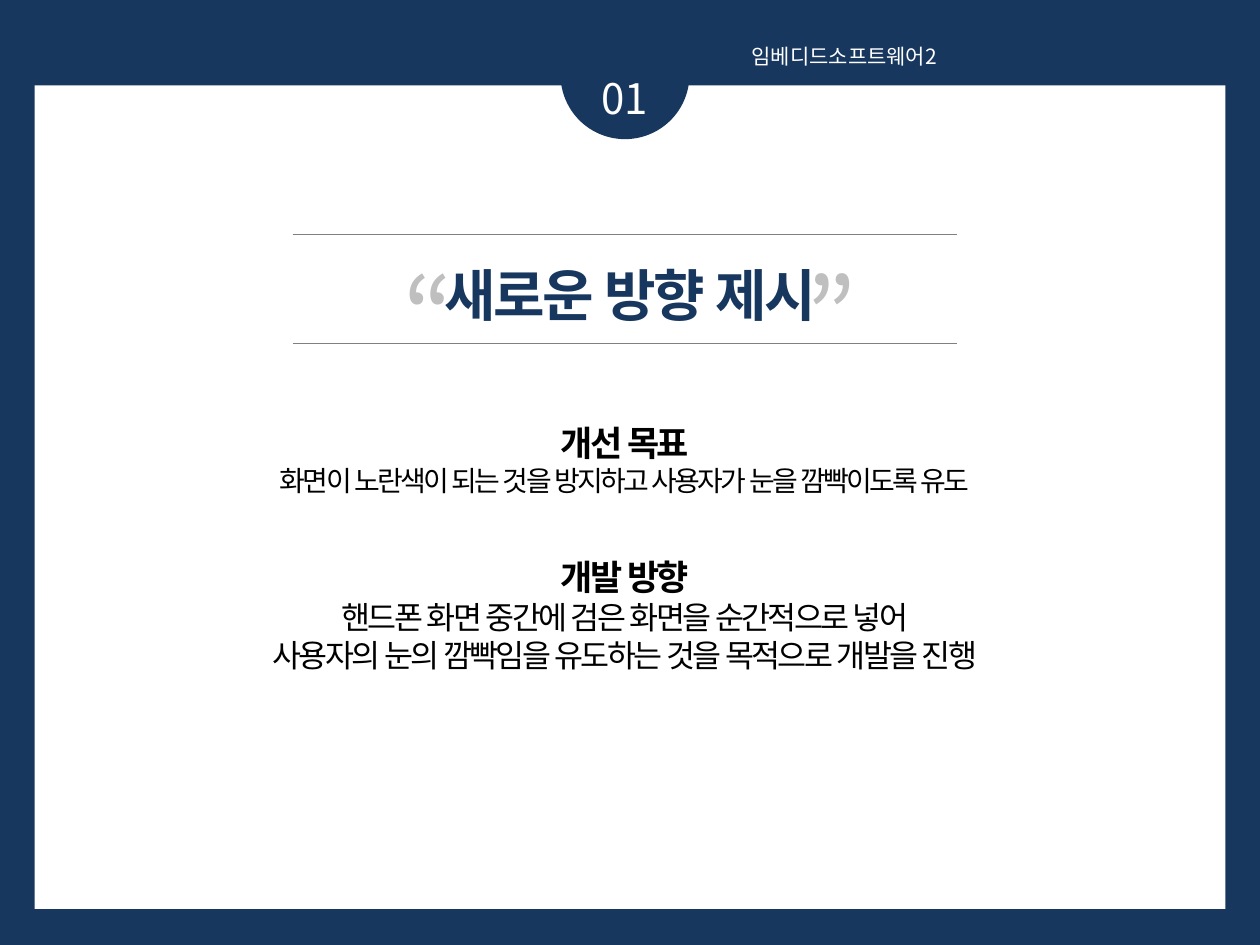
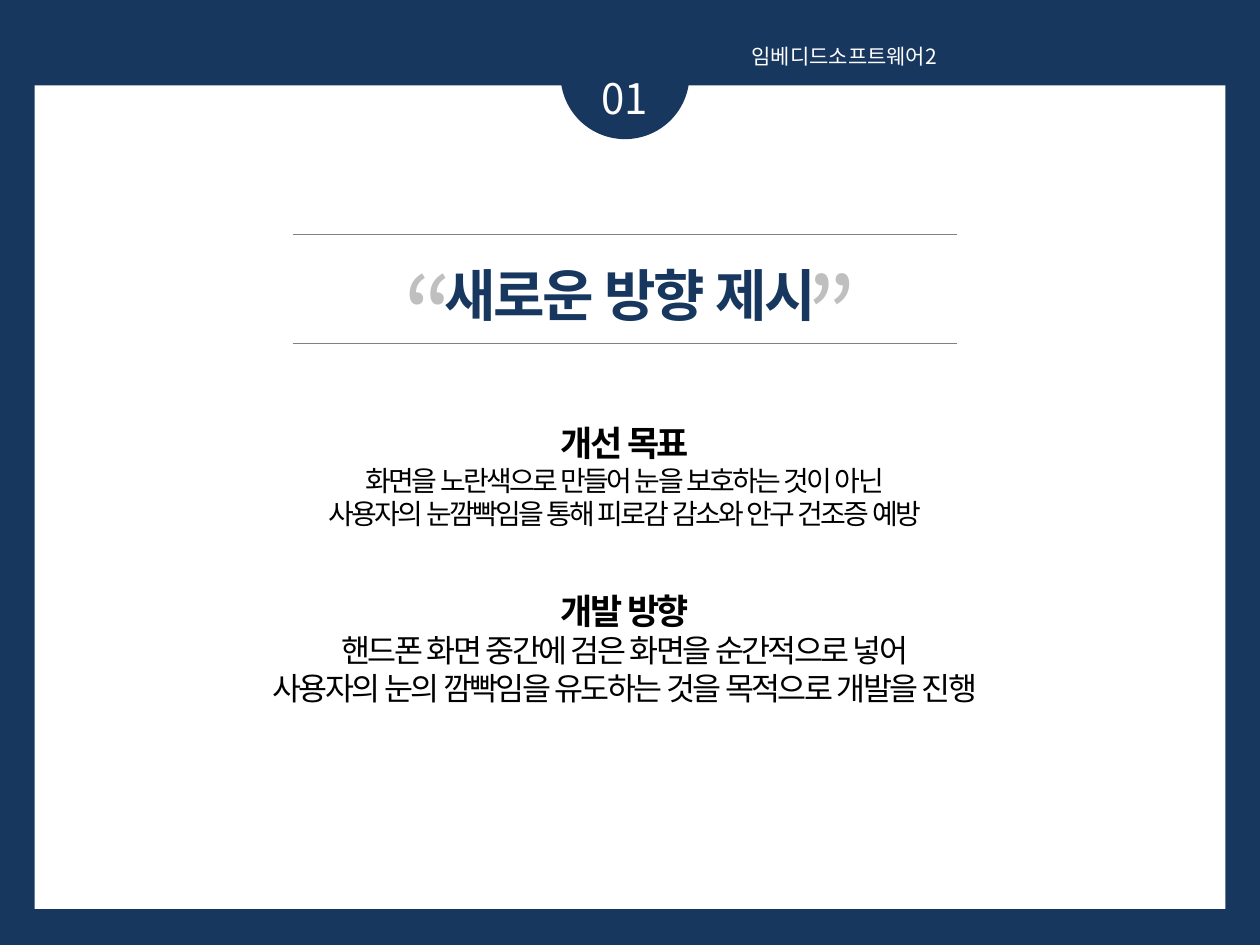
Before and after one commit to 201411108/Black-Android-app-for-eye, a slide deck: slide 6 of Document/발표PPT.pptx. Drawn at 1260x945 pixels with LibreOffice and Linux fonts; fonts in the diff are those of the drawing. Boxes give left, top, right and bottom in pixels: in the first picture for what was removed or moved away, otherwise in the second. Text is boxed around its words. In the diff, an @@ line names an element or a change of style, - is before the commit and + after.

```diff
--- a/Document/발표PPT.pptx
+++ b/Document/발표PPT.pptx
@@ text at bbox=[329, 468, 921, 527]: text changed @@
-화면이 노란색이 되는 것을 방지하고 사용자가 눈을 깜빡이도록 유도
+화면을 노란색으로 만들어 눈을 보호하는 것이 아닌
+사용자의 눈깜빡임을 통해 피로감 감소와 안구 건조증 예방
```
Also in this commit, not shown: 12 other slides changed, 11 slides removed.
